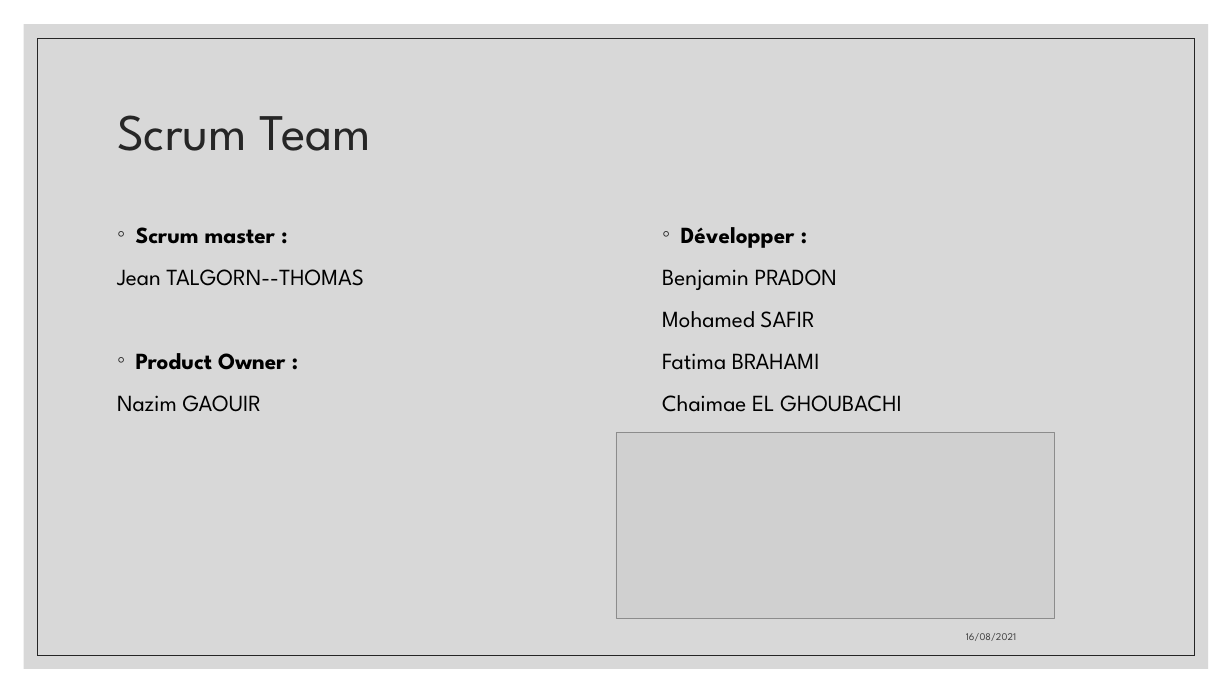
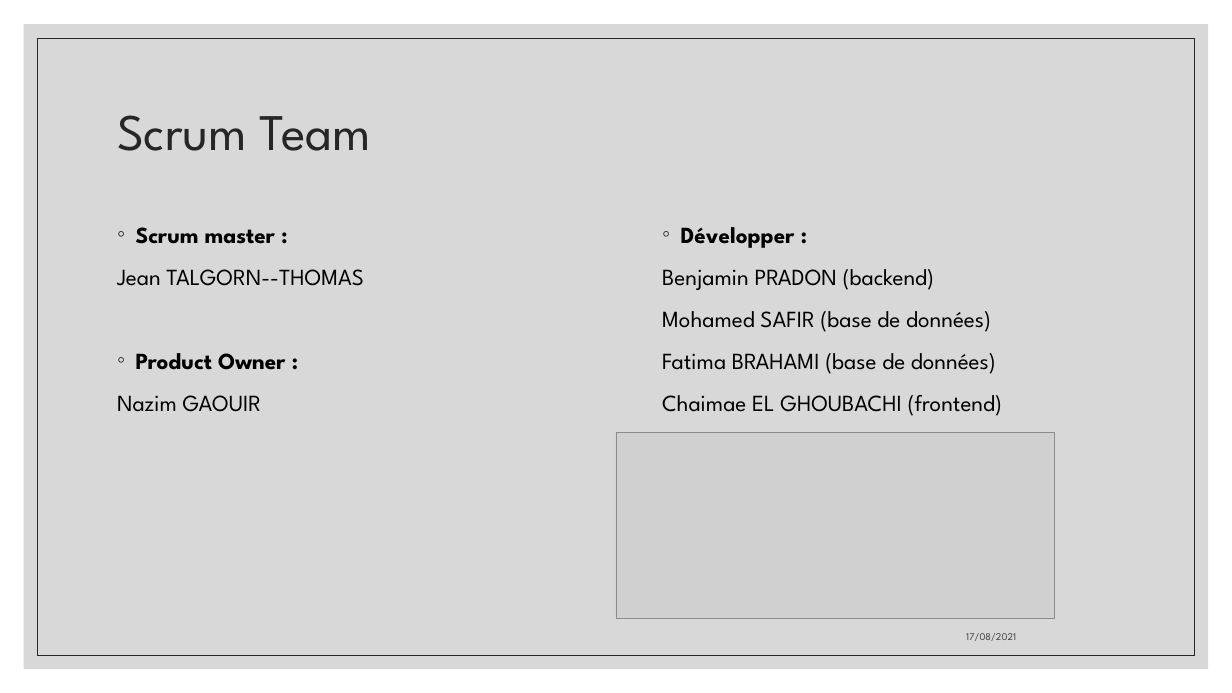
Before and after one commit to JeanTalgornThomas/scrumprojet, a slide deck: slide 3 of présentation.pptx. Drawn at 1232x693 pixels with LibreOffice and Linux fonts; fonts in the diff are those of the drawing; grey boxes stand for pictures. Boxes give left, top, right and bottom in pixels: in the first picture for what was removed or moved away, otherwise in the second. Text is boxed around its words. In the diff, an @@ line names an element or a change of style, - is before the commit and + after.

Commit message:
Ajout du Daily Scrum

```diff
--- a/présentation.pptx
+++ b/présentation.pptx
@@ text at [662, 269, 1003, 416]: text changed @@
-Benjamin PRADON
-Mohamed SAFIR
-Fatima BRAHAMI
-Chaimae EL GHOUBACHI
+Benjamin PRADON (backend)
+Mohamed SAFIR (base de données)
+Fatima BRAHAMI (base de données)
+Chaimae EL GHOUBACHI (frontend)
@@ text at [966, 633, 1016, 641]: text changed @@
-16/08/2021
+17/08/2021
```
Also in this commit, not shown: 8 other slides changed, 2 slides added, 1 other file.
